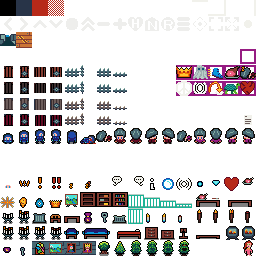
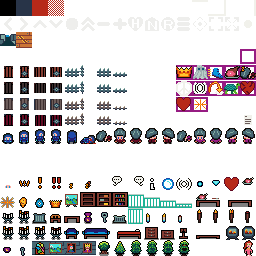
The second (256, 256) image is a revision of the first. Changes to its layers:
painted on "Pasted Layer" over [left=176, top=97, right=208, bottom=112]
